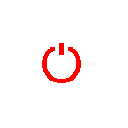
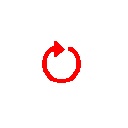
Comparing the layer stacks of the two 128x128 images. Changes:
renamed "Pasted Layer #4" to "Pasted Layer", painted on it over box(49, 41, 74, 57)
